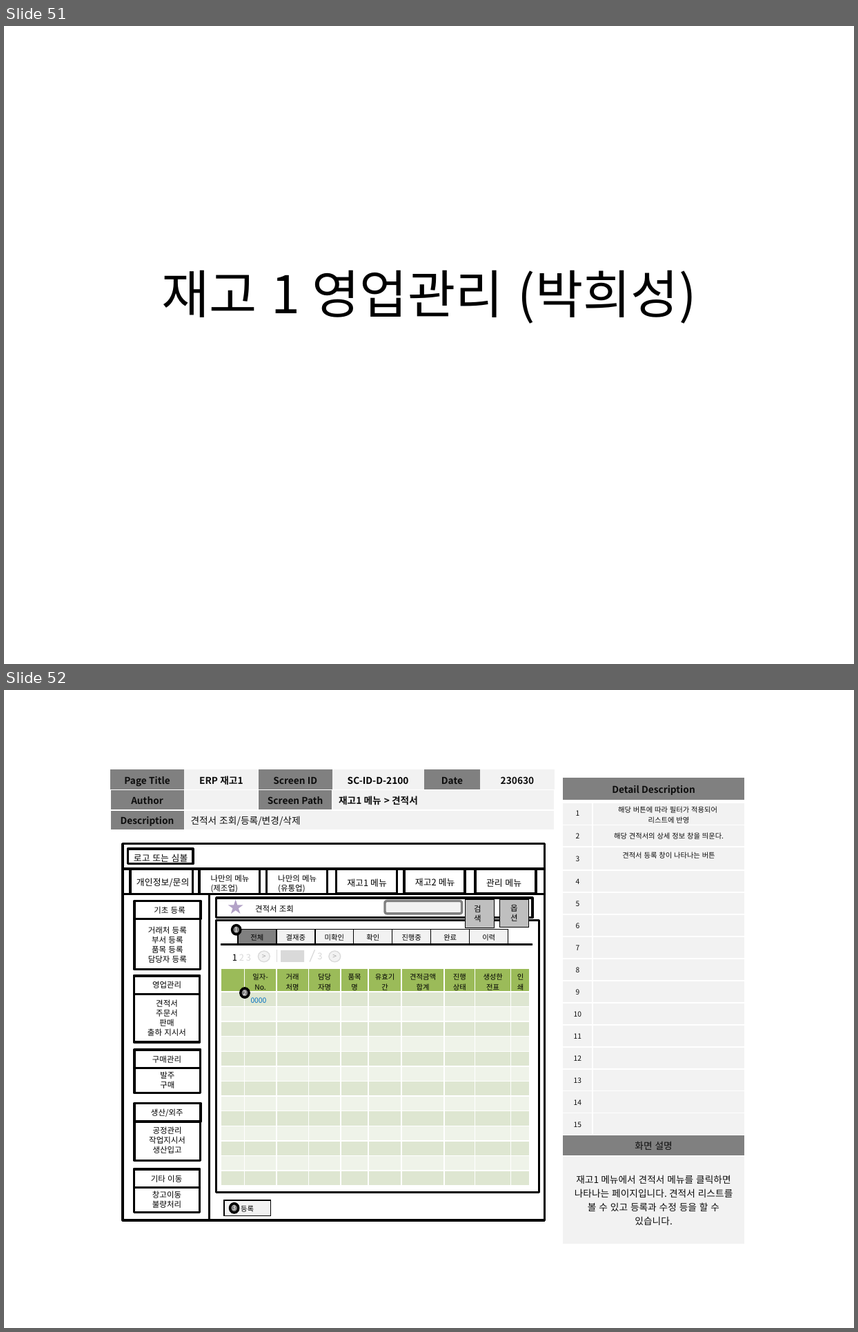
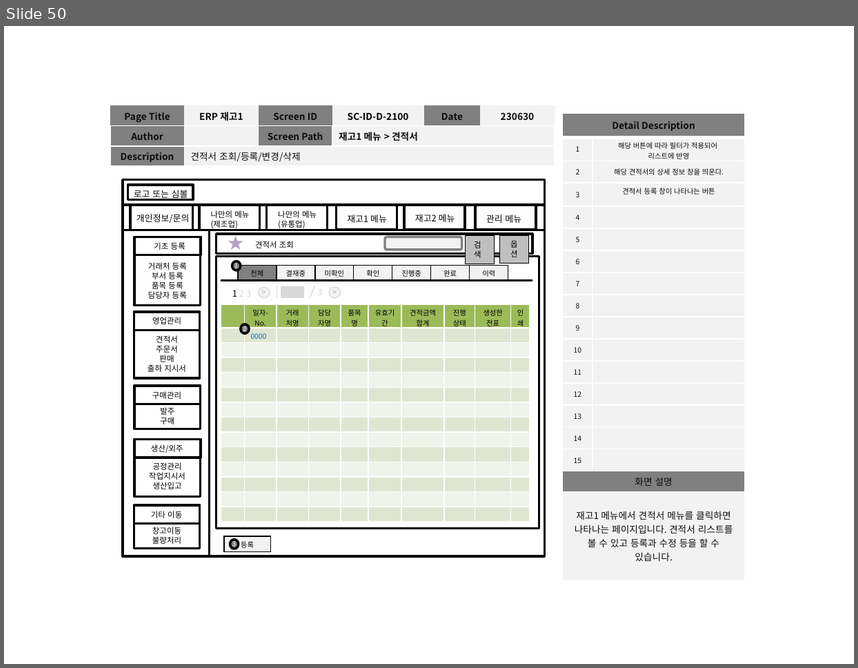
Before and after one commit to dw-final-project/dwFinal, a slide deck: 프로젝트 관련 자료/14.화면정의서_v0.1 최종 2023.07.05.pptx. Shown one above the other, each under a label of ours: slides 51 and 52 before the commit, slide 50 after it. The pictures are 858x1332 and 858x668 pixels, drawn with LibreOffice and Linux fonts; fonts in the diff are those of the drawing. Boxes give left, top, right and bottom in pixels: in the first picture for what was removed or moved away, otherwise in the second. Text is boxed around its words. In the diff, an @@ line names an element or a change of style, - is before the commit and + after.

```diff
--- a/프로젝트 관련 자료/14.화면정의서_v0.1 최종 2023.07.05.pptx
+++ b/프로젝트 관련 자료/14.화면정의서_v0.1 최종 2023.07.05.pptx
@@ slide 51 removed at (4,26,854,664), background #FFFFFF @@
@@ title removed at (161,270,697,323) @@
-재고 1 영업관리 (박희성)
@@ what was slide 52 is now slide 50 @@
```
Also in this commit, not shown: 2 slides changed, 5 other slides removed.
